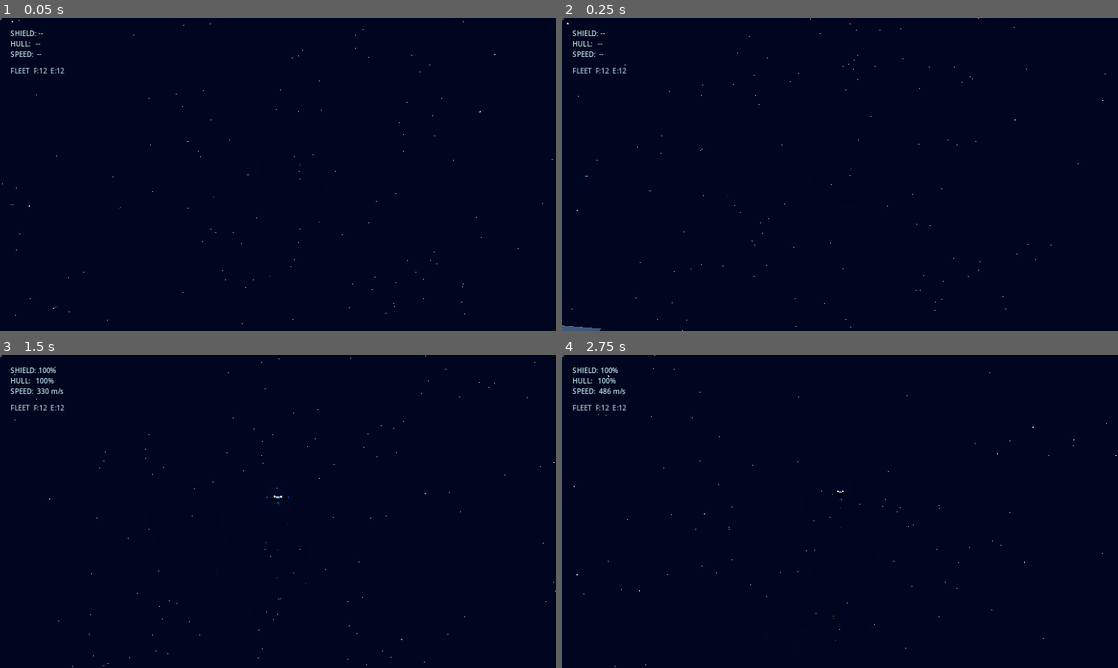
Above: before the commit, frames 1-4 (two rows, left to right).
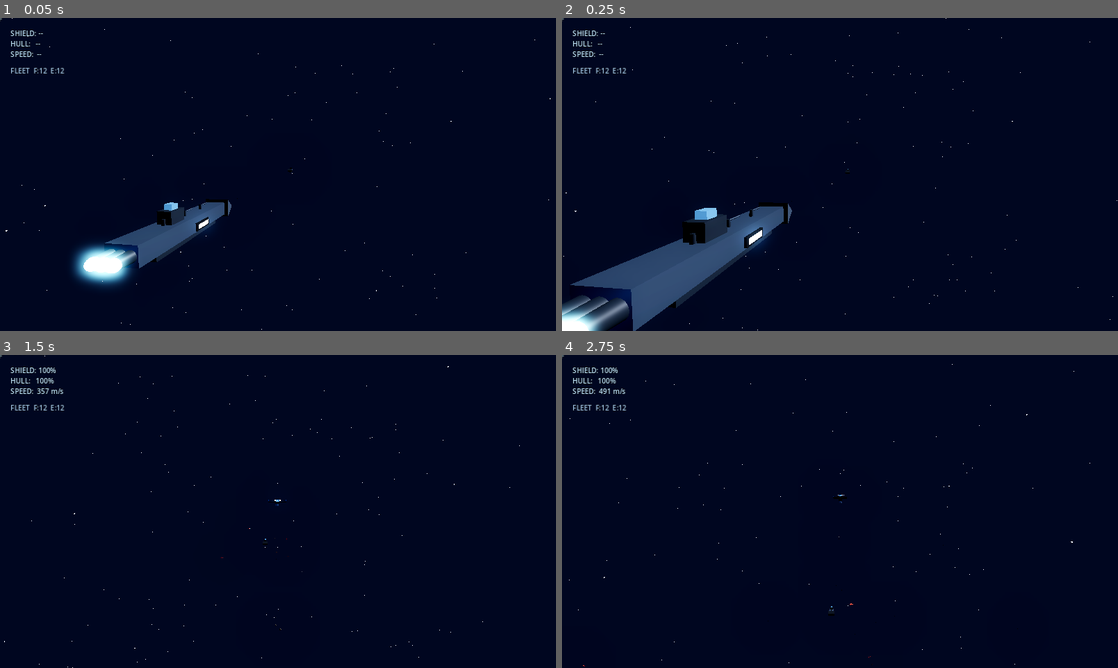
Above: after the commit, the same moments.

Repository: GeneralKnowledge/EternalWar
Game: Godot game, scene res://scenes/main.tscn
Two runs of this game, one before a commit and one after it. Both use one fixed random seed, a clock stepped at 60 frames per second and the inputs below.
Inputs (mouse positions are in pixels of both pictures, inside the frame that each line leads up to):
- Up to frame 1 (0.05 s): no input
- Up to frame 2 (0.25 s): no input
- Up to frame 3 (1.5 s): tap Enter at 0.5 s; move the mouse to (305, 511) at 0.52 s; hold Shift (boost) 0.53-1.28 s; hold W (move_forward) from 0.53 s (still down); move the mouse to (250, 511) at 1.27 s; click (250, 511) at 1.35 s
- Up to frame 4 (2.75 s): keep holding W (move_forward); move the mouse to (851, 505) at 2.02 s; tap Tab (target_cycle) at 2.1 s

The runs differ from the first frame. In frame 1, 3.4% of the frame differs, in the area x 0-100%, y 0-100%; in frame 2, 6.8%; in frame 3, 0.2%; in frame 4, 0.2%.

Commit message:
Tune battle layout and fix pre-tree look_at errors
Bring battleships closer, enlarge capital silhouettes, concentrate
initial fighters in midfield, spawn the player near the mothership,
and orient ships/projectiles with Basis.looking_at to avoid runtime
tree errors. Defer battleship auto-spawn until BattleManager setup.

Co-authored-by: GeneralKnowledge <GeneralKnowledge@users.noreply.github.com>

Diff:
--- a/scenes/main.tscn
+++ b/scenes/main.tscn
@@ -22,11 +22,11 @@
 script = ExtResource("2_cam")
 
 [node name="FriendlyBattleship" type="Node3D" parent="."]
-transform = Transform3D(1, 0, 0, 0, 1, 0, 0, 0, 1, -3000, 0, 0)
+transform = Transform3D(1, 0, 0, 0, 1, 0, 0, 0, 1, -2200, 0, 0)
 script = ExtResource("3_bs")
 
 [node name="EnemyBattleship" type="Node3D" parent="."]
-transform = Transform3D(1, 0, 0, 0, 1, 0, 0, 0, 1, 3000, 0, 0)
+transform = Transform3D(1, 0, 0, 0, 1, 0, 0, 0, 1, 2200, 0, 0)
 script = ExtResource("3_bs")
 
 [node name="FriendlyFighterContainer" type="Node3D" parent="."]
--- a/scripts/battle_manager.gd
+++ b/scripts/battle_manager.gd
@@ -60,6 +60,10 @@
 	active_projectiles = 0
 	battle_running = true
 	_initial_spawn_done = false
+	if friendly_battleship:
+		friendly_battleship.enable_spawning(true)
+	if enemy_battleship:
+		enemy_battleship.enable_spawning(true)
 	battle_started.emit()
 
 
@@ -68,17 +72,29 @@
 		return
 	_initial_spawn_done = true
 	# Stagger initial fighter cloud so battle isn't empty at t=0
+	# Concentrate most fighters in the midfield engagement zone
 	if friendly_battleship:
 		for i in range(friendly_battleship.fighter_capacity):
 			var f := friendly_battleship.launch_fighter()
 			if f:
-				# Spread initial positions toward midfield
-				f.global_position += Vector3(randf_range(200, 1800), randf_range(-300, 300), randf_range(-400, 400))
+				f.global_position = Vector3(
+					randf_range(-800, 1200),
+					randf_range(-250, 250),
+					randf_range(-500, 500)
+				)
+				f.basis = Basis.looking_at(Vector3(1, randf_range(-0.2, 0.2), randf_range(-0.3, 0.3)).normalized(), Vector3.UP)
+				f.velocity = f.get_forward() * randf_range(80, 200)
 	if enemy_battleship:
 		for i in range(enemy_battleship.fighter_capacity):
 			var f := enemy_battleship.launch_fighter()
 			if f:
-				f.global_position += Vector3(randf_range(-1800, -200), randf_range(-300, 300), randf_range(-400, 400))
+				f.global_position = Vector3(
+					randf_range(-1200, 800),
+					randf_range(-250, 250),
+					randf_range(-500, 500)
+				)
+				f.basis = Basis.looking_at(Vector3(-1, randf_range(-0.2, 0.2), randf_range(-0.3, 0.3)).normalized(), Vector3.UP)
+				f.velocity = f.get_forward() * randf_range(80, 200)
 	# Player launches after a brief moment from hangar
 	await get_tree().create_timer(0.3).timeout
 	respawn_player()
@@ -150,10 +166,10 @@
 	var fighter := friendly_battleship.launch_fighter(true) as PlayerFighter
 	if fighter == null:
 		return
-	# Nudge out of hangar toward battle
-	fighter.global_position = friendly_battleship.get_launch_position() + Vector3(60, 30, 0)
-	fighter.look_at(fighter.global_position + Vector3(1, 0, 0), Vector3.UP)
-	fighter.velocity = Vector3(150, 0, 0)
+	# Nudge out of hangar toward battle — start close enough to see the mothership
+	fighter.global_position = friendly_battleship.global_position + Vector3(180, 60, 40)
+	fighter.basis = Basis.looking_at(Vector3(1, 0, 0), Vector3.UP)
+	fighter.velocity = Vector3(180, 0, 0)
 	if fighter is PlayerFighter:
 		(fighter as PlayerFighter)._sync_look_from_transform()
 	bind_player(fighter)
--- a/scripts/battleship.gd
+++ b/scripts/battleship.gd
@@ -14,7 +14,7 @@
 var _spawn_timer: float = 0.0
 var _hangar_points: Array[Vector3] = []
 var model_root: Node3D = null
-var spawning_enabled: bool = true
+var spawning_enabled: bool = false
 
 
 func _ready() -> void:
@@ -26,6 +26,12 @@
 	_build_model()
 	_setup_hangars()
 	_spawn_timer = randf_range(0.5, 2.0)
+
+
+func enable_spawning(enabled: bool = true) -> void:
+	spawning_enabled = enabled
+	if enabled:
+		_spawn_timer = randf_range(1.0, fighter_spawn_interval)
 
 
 func _process(delta: float) -> void:
@@ -102,10 +108,9 @@
 		container = get_parent()
 	container.add_child(fighter)
 	fighter.global_position = launch_pos
-	# Orient after entering the tree
-	var look_target := launch_pos + launch_dir
-	if not look_target.is_equal_approx(launch_pos):
-		fighter.look_at(look_target, Vector3.UP)
+	# Orient without look_at() (safe even if tree state is edge-casey)
+	if launch_dir.length_squared() > 0.0001:
+		fighter.basis = Basis.looking_at(launch_dir, Vector3.UP)
 
 	if not as_player:
 		var ai := FighterAI.new()
@@ -151,97 +156,97 @@
 	var accent := Color(0.4, 0.7, 1.0) if team == Teams.Side.FRIENDLY else Color(1.0, 0.4, 0.25)
 	var facing := 1.0 if team == Teams.Side.FRIENDLY else -1.0
 
-	# Main hull — long capital silhouette
+	# Main hull — long capital silhouette (readable at combat distances)
 	var main := BoxMesh.new()
-	main.size = Vector3(280, 36, 55)
+	main.size = Vector3(420, 48, 78)
 	var main_mi := Ship.make_mesh(main, hull)
 	model_root.add_child(main_mi)
 
 	# Lower hull bulge
 	var lower := BoxMesh.new()
-	lower.size = Vector3(200, 22, 40)
+	lower.size = Vector3(300, 30, 55)
 	var lower_mi := Ship.make_mesh(lower, dark)
-	lower_mi.position = Vector3(0, -22, 0)
+	lower_mi.position = Vector3(0, -28, 0)
 	model_root.add_child(lower_mi)
 
 	# Bow wedge
 	var bow := PrismMesh.new()
-	bow.size = Vector3(50, 30, 70)
+	bow.size = Vector3(70, 42, 100)
 	var bow_mi := Ship.make_mesh(bow, hull.lightened(0.08))
 	bow_mi.rotation_degrees = Vector3(0, 0, -90 * facing)
-	bow_mi.position = Vector3(facing * 160, 0, 0)
+	bow_mi.position = Vector3(facing * 240, 0, 0)
 	model_root.add_child(bow_mi)
 
 	# Bridge superstructure
 	var bridge := BoxMesh.new()
-	bridge.size = Vector3(40, 28, 30)
+	bridge.size = Vector3(55, 40, 42)
 	var bridge_mi := Ship.make_mesh(bridge, dark)
-	bridge_mi.position = Vector3(-facing * 40, 28, 0)
+	bridge_mi.position = Vector3(-facing * 60, 40, 0)
 	model_root.add_child(bridge_mi)
 
 	var bridge_top := BoxMesh.new()
-	bridge_top.size = Vector3(18, 12, 18)
+	bridge_top.size = Vector3(24, 16, 24)
 	var bridge_top_mi := Ship.make_mesh(bridge_top, accent.darkened(0.2), true, 0.8)
-	bridge_top_mi.position = Vector3(-facing * 40, 48, 0)
+	bridge_top_mi.position = Vector3(-facing * 60, 68, 0)
 	model_root.add_child(bridge_top_mi)
 
 	# Hangar bays (indented boxes)
 	for side in [-1.0, 1.0]:
 		var hangar := BoxMesh.new()
-		hangar.size = Vector3(50, 18, 8)
+		hangar.size = Vector3(70, 24, 10)
 		var hangar_mi := Ship.make_mesh(hangar, Color(0.05, 0.05, 0.08))
-		hangar_mi.position = Vector3(facing * 20, -5, side * 28)
+		hangar_mi.position = Vector3(facing * 30, -8, side * 40)
 		model_root.add_child(hangar_mi)
 		# Hangar glow
 		var glow := BoxMesh.new()
-		glow.size = Vector3(40, 10, 1)
+		glow.size = Vector3(55, 14, 1.5)
 		var glow_mi := Ship.make_mesh(glow, accent, true, 2.5)
-		glow_mi.position = Vector3(facing * 20, -5, side * 32)
+		glow_mi.position = Vector3(facing * 30, -8, side * 46)
 		model_root.add_child(glow_mi)
 
 	# Weapon mounts
 	for i in range(3):
-		var x := (i - 1) * 60.0
+		var x := (i - 1) * 90.0
 		var mount := CylinderMesh.new()
-		mount.top_radius = 3.0
-		mount.bottom_radius = 4.0
-		mount.height = 16.0
+		mount.top_radius = 4.0
+		mount.bottom_radius = 5.5
+		mount.height = 22.0
 		var mount_mi := Ship.make_mesh(mount, dark)
-		mount_mi.position = Vector3(x, 22, 0)
+		mount_mi.position = Vector3(x, 30, 0)
 		model_root.add_child(mount_mi)
 		var barrel := CylinderMesh.new()
-		barrel.top_radius = 1.2
-		barrel.bottom_radius = 1.5
-		barrel.height = 28.0
+		barrel.top_radius = 1.6
+		barrel.bottom_radius = 2.0
+		barrel.height = 40.0
 		var barrel_mi := Ship.make_mesh(barrel, hull.darkened(0.1))
 		barrel_mi.rotation_degrees = Vector3(0, 0, 90)
-		barrel_mi.position = Vector3(x + facing * 14, 28, 0)
+		barrel_mi.position = Vector3(x + facing * 20, 38, 0)
 		model_root.add_child(barrel_mi)
 
 	# Engines at stern
 	for i in range(3):
-		var z := (i - 1) * 16.0
+		var z := (i - 1) * 22.0
 		var eng := CylinderMesh.new()
-		eng.top_radius = 8.0
-		eng.bottom_radius = 10.0
-		eng.height = 30.0
+		eng.top_radius = 12.0
+		eng.bottom_radius = 14.0
+		eng.height = 40.0
 		var eng_mi := Ship.make_mesh(eng, dark)
 		eng_mi.rotation_degrees = Vector3(0, 0, 90)
-		eng_mi.position = Vector3(-facing * 150, 0, z)
+		eng_mi.position = Vector3(-facing * 220, 0, z)
 		model_root.add_child(eng_mi)
 		var glow := SphereMesh.new()
-		glow.radius = 9.0
-		glow.height = 18.0
+		glow.radius = 13.0
+		glow.height = 26.0
 		var glow_mi := Ship.make_mesh(glow, accent, true, 5.0)
-		glow_mi.position = Vector3(-facing * 168, 0, z)
+		glow_mi.position = Vector3(-facing * 245, 0, z)
 		model_root.add_child(glow_mi)
 
 	# Engine light
 	var light := OmniLight3D.new()
 	light.light_color = accent
-	light.light_energy = 4.0
-	light.omni_range = 120.0
-	light.position = Vector3(-facing * 170, 0, 0)
+	light.light_energy = 6.0
+	light.omni_range = 200.0
+	light.position = Vector3(-facing * 250, 0, 0)
 	model_root.add_child(light)
 
 
--- a/scripts/chase_camera.gd
+++ b/scripts/chase_camera.gd
@@ -16,7 +16,12 @@
 @export var rotation_lerp: float = 8.0
 
 var target: Node3D = null
-var _fallback_position: Vector3 = Vector3(-2800, 200, 400)
+var _fallback_position: Vector3 = Vector3(-2000, 200, 400)
+
+
+func _ready() -> void:
+	fov = 78.0
+	far = 25000.0
 
 
 func set_follow_target(node: Node3D) -> void:
--- a/scripts/fighter_ai.gd
+++ b/scripts/fighter_ai.gd
@@ -10,10 +10,10 @@
 	DESTROYED,
 }
 
-@export var preferred_range: float = 350.0
-@export var attack_range: float = 900.0
-@export var disengage_range: float = 120.0
-@export var fire_angle_deg: float = 18.0
+@export var preferred_range: float = 280.0
+@export var attack_range: float = 750.0
+@export var disengage_range: float = 100.0
+@export var fire_angle_deg: float = 22.0
 
 var fighter: Fighter = null
 var state: State = State.SEARCHING
--- a/scripts/main.gd
+++ b/scripts/main.gd
@@ -63,13 +63,12 @@
 func _setup_fleets() -> void:
 	friendly_battleship.team = Teams.Side.FRIENDLY
 	friendly_battleship.ship_name = "Friendly Battleship"
-	friendly_battleship.global_position = Vector3(-3000, 0, 0)
-	# Orient broadside toward enemy (+X)
+	friendly_battleship.global_position = Vector3(-2200, 0, 0)
 	friendly_battleship.rotation_degrees = Vector3(0, 0, 0)
 
 	enemy_battleship.team = Teams.Side.ENEMY
 	enemy_battleship.ship_name = "Enemy Battleship"
-	enemy_battleship.global_position = Vector3(3000, 0, 0)
+	enemy_battleship.global_position = Vector3(2200, 0, 0)
 	enemy_battleship.rotation_degrees = Vector3(0, 180, 0)
 
 
--- a/scripts/projectile.gd
+++ b/scripts/projectile.gd
@@ -94,9 +94,9 @@
 	visible = true
 	set_process(true)
 
-	# Orient cylinder along flight direction
+	# Orient without look_at() so this works before entering the tree
 	if direction.length_squared() > 0.0001:
-		look_at(global_position + direction, Vector3.UP)
+		basis = Basis.looking_at(direction, Vector3.UP)
 
 	var mat := StandardMaterial3D.new()
 	mat.albedo_color = color
